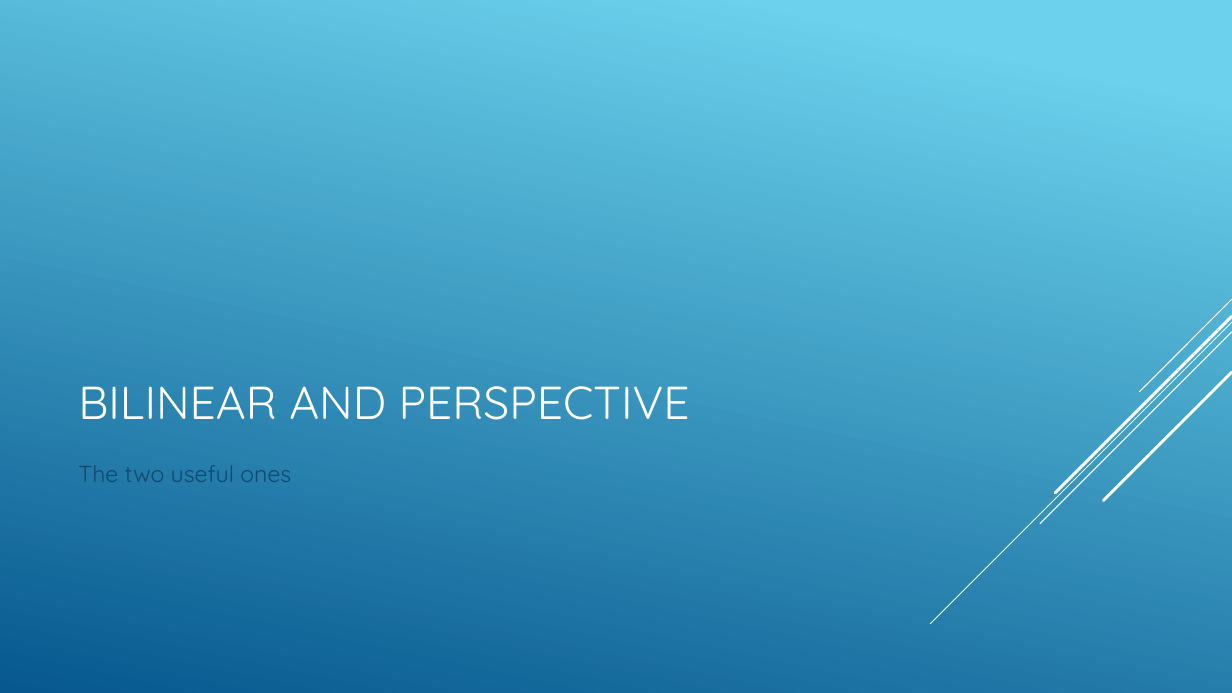
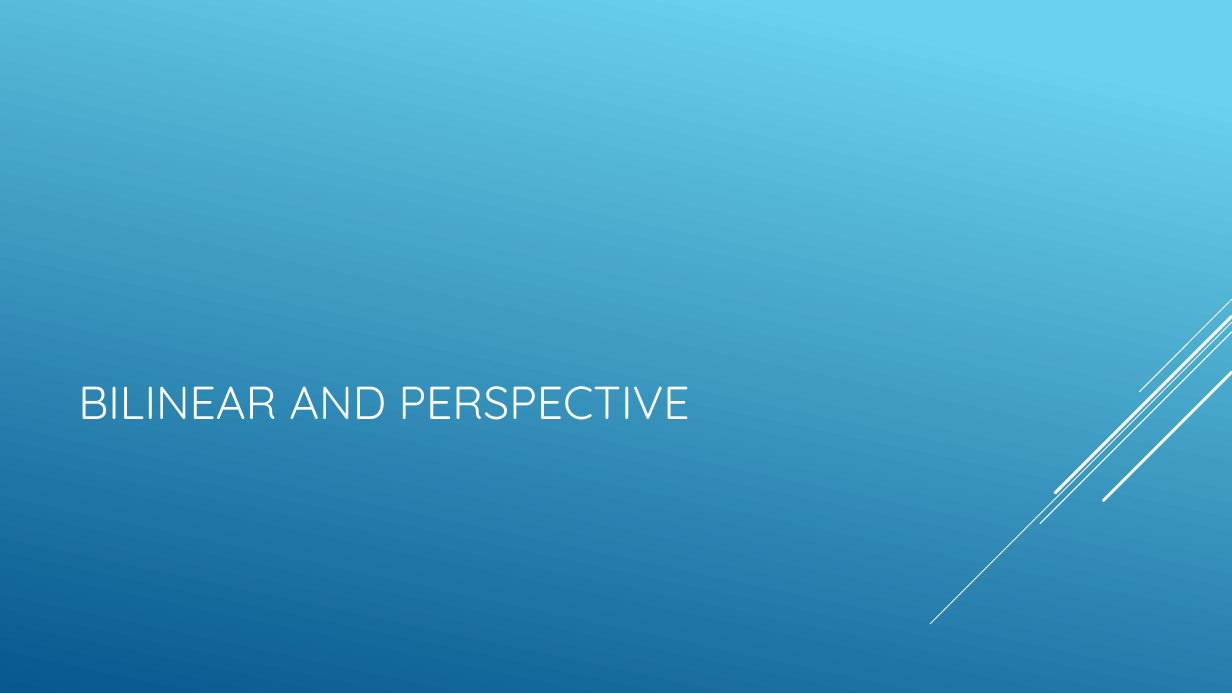
Before and after one commit to jcmanke/ImageProcessingProject, a slide deck: slide 10 of General Morphing.pptx (slide 5 before the commit). Drawn at 1232x693 pixels with LibreOffice and Linux fonts; fonts in the diff are those of the drawing. Boxes give left, top, right and bottom in pixels: in the first picture for what was removed or moved away, otherwise in the second. Text is boxed around its words. In the diff, an @@ line names an element or a change of style, - is before the commit and + after.

```diff
--- a/General Morphing.pptx
+++ b/General Morphing.pptx
@@ text removed at <box>78,465,291,482</box> @@
-The two useful ones
```
Also in this commit, not shown: 2 other slides changed, 5 slides added, 1 other file.
